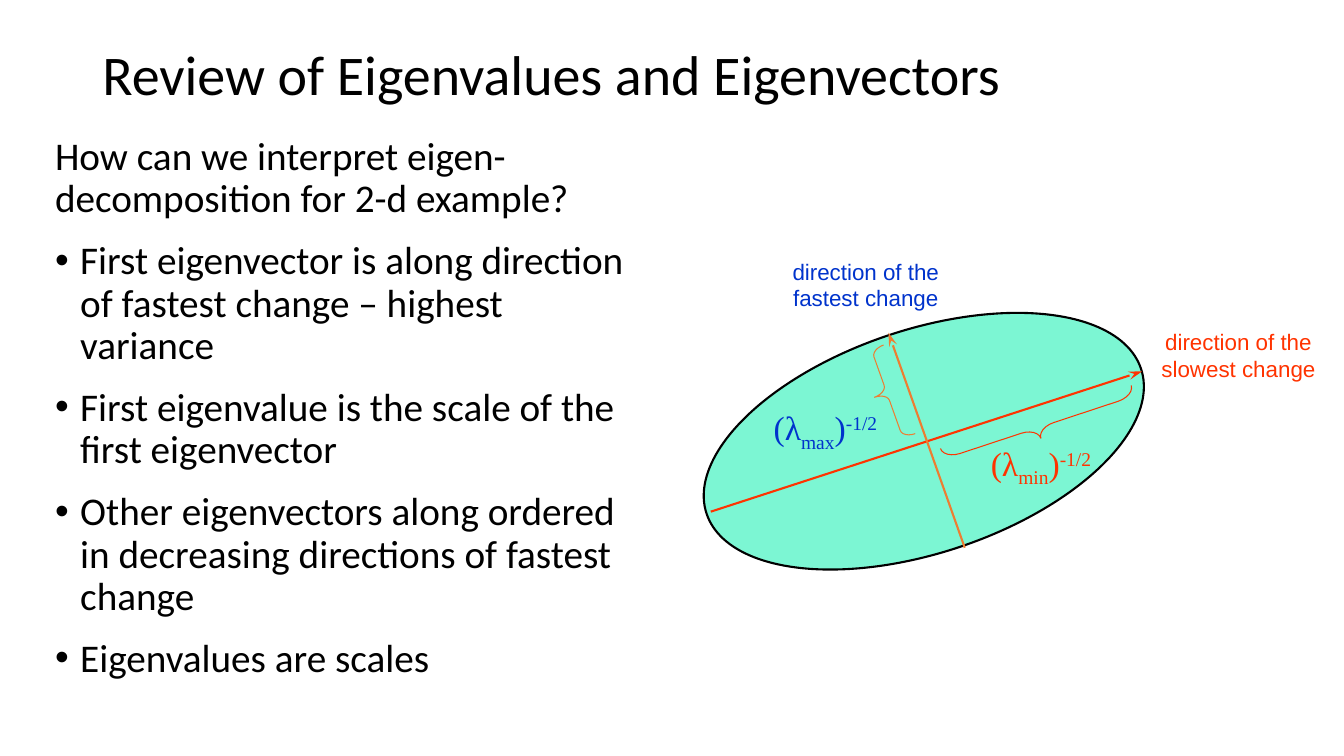
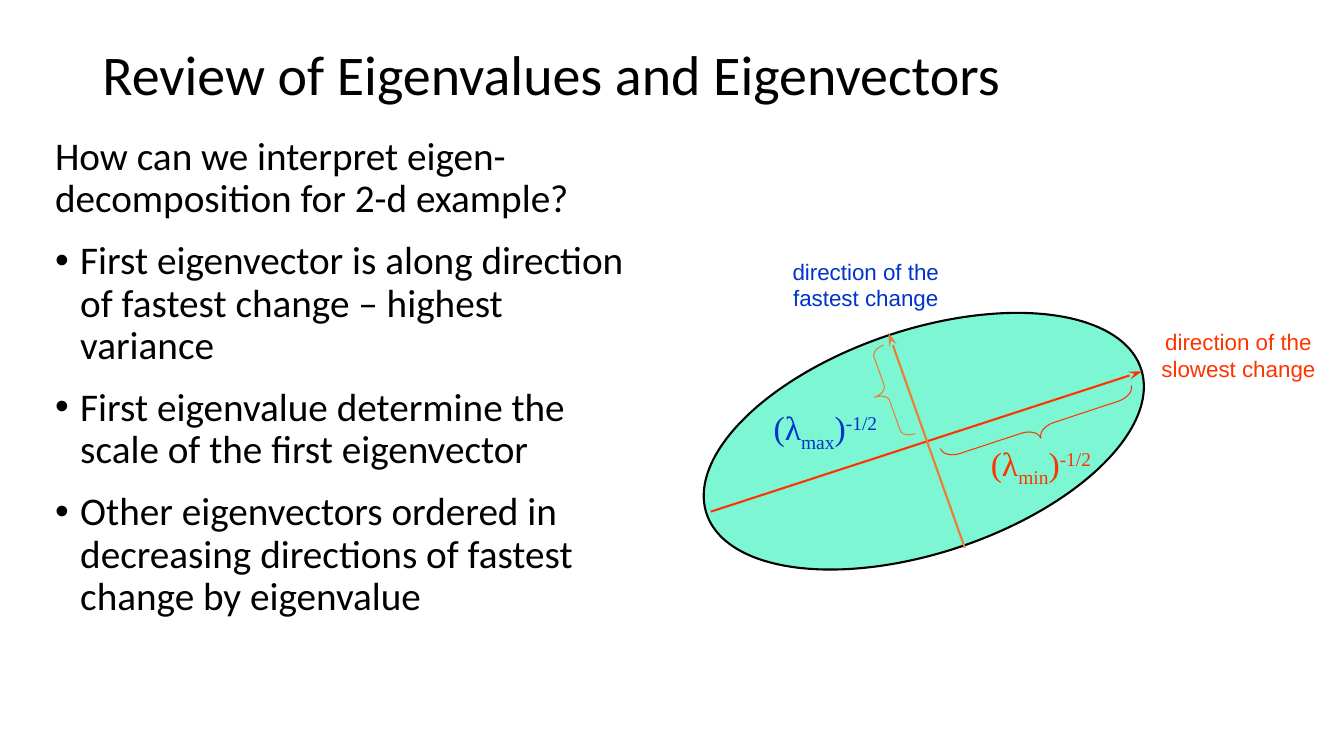
Before and after one commit to harelgabainew/school1, a slide deck: slide 45 of SupplementaryMaterials/ReviewOfLinearAlgebra.pptx. Drawn at 1344x756 pixels with LibreOffice and Linux fonts; fonts in the diff are those of the drawing. Boxes give left, top, right and bottom in pixels: in the first picture for what was removed or moved away, otherwise in the second. Text is boxed around its words. In the diff, an @@ line names an element or a change of style, - is before the commit and + after.

Commit message:
Fixed typos in slide

```diff
--- a/SupplementaryMaterials/ReviewOfLinearAlgebra.pptx
+++ b/SupplementaryMaterials/ReviewOfLinearAlgebra.pptx
@@ text at box(80, 393, 573, 617): text changed @@
-• First eigenvalue is the scale of the first eigenvector
-• Other eigenvectors along ordered in decreasing directions of fastest change
-• Eigenvalues are scales
+• First eigenvalue determine the scale of the first eigenvector
+• Other eigenvectors ordered in decreasing directions of fastest change by eigenvalue
```
